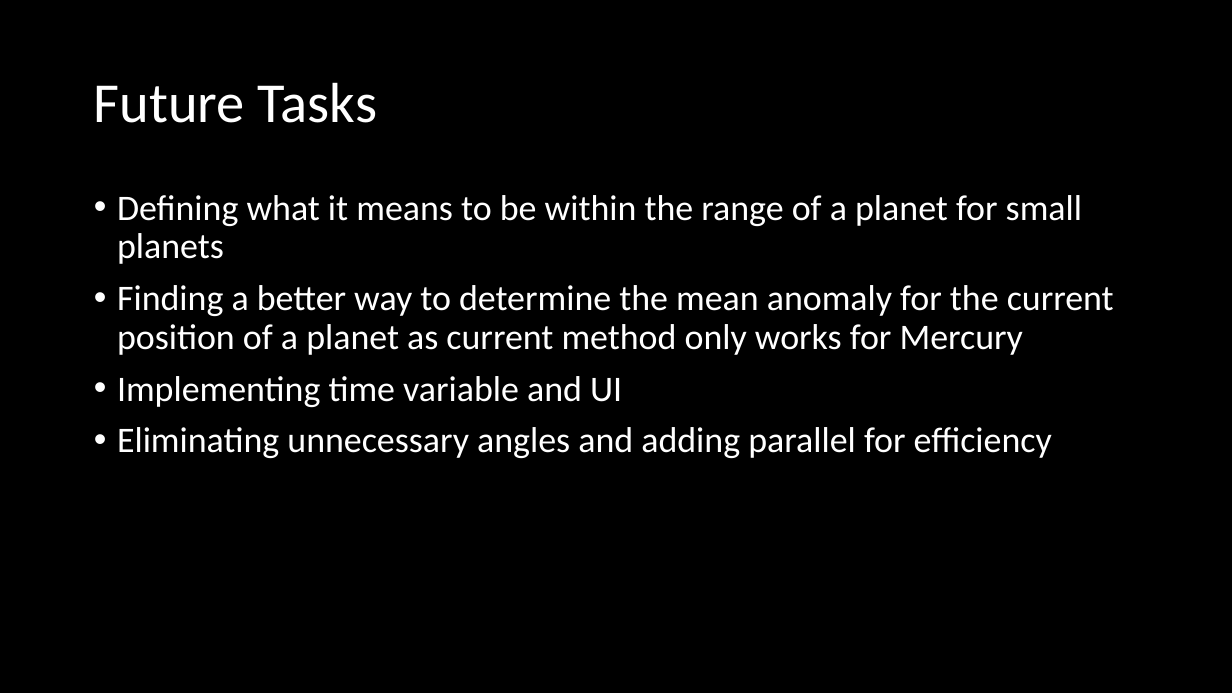
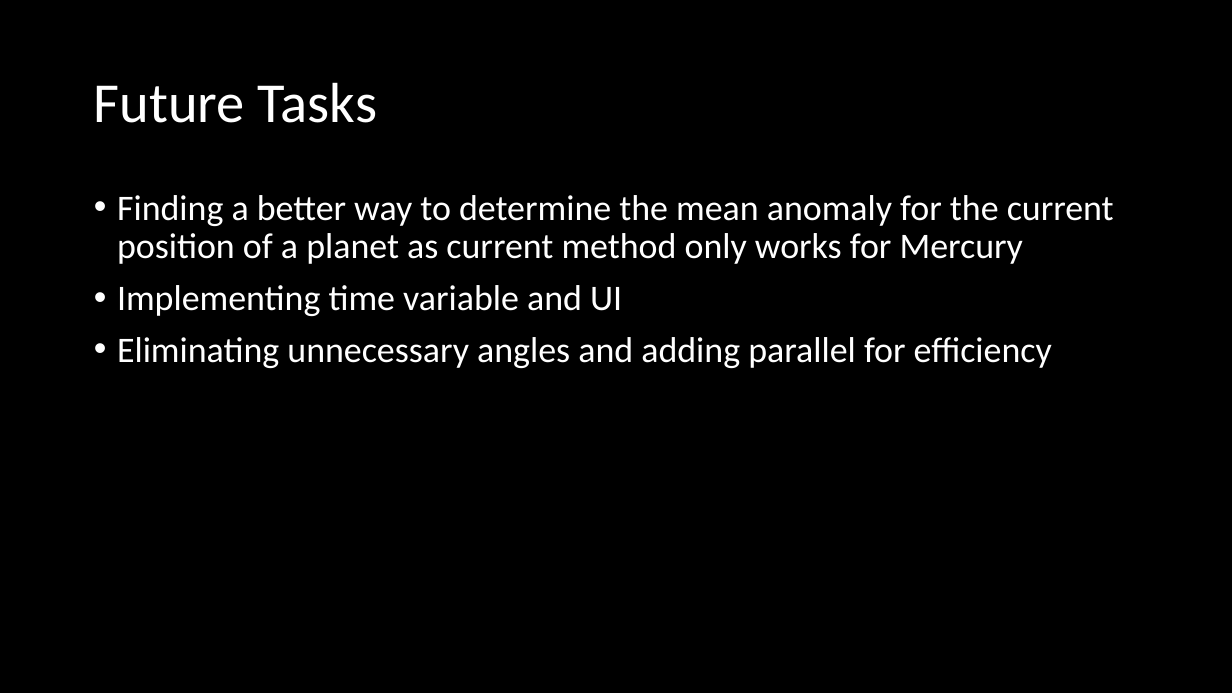
Before and after one commit to tjresearch/research-junyan, a slide deck: slide 11 of Presentation/Junyan_Peng_Presentation.pptx (slide 10 before the commit). Drawn at 1232x693 pixels with LibreOffice and Linux fonts; fonts in the diff are those of the drawing; background and template pictures are left out. Boxes give left, top, right and bottom in pixels: in the first picture for what was removed or moved away, otherwise in the second. Text is boxed around its words. In the diff, an @@ line names an element or a change of style, - is before the commit and + after.

```diff
--- a/Presentation/Junyan_Peng_Presentation.pptx
+++ b/Presentation/Junyan_Peng_Presentation.pptx
@@ text at [117, 195, 1082, 264]: paragraph removed @@
-• Defining what it means to be within the range of a planet for small planets
```
Also in this commit, not shown: 2 other slides changed, 3 slides added, 6 other files.
